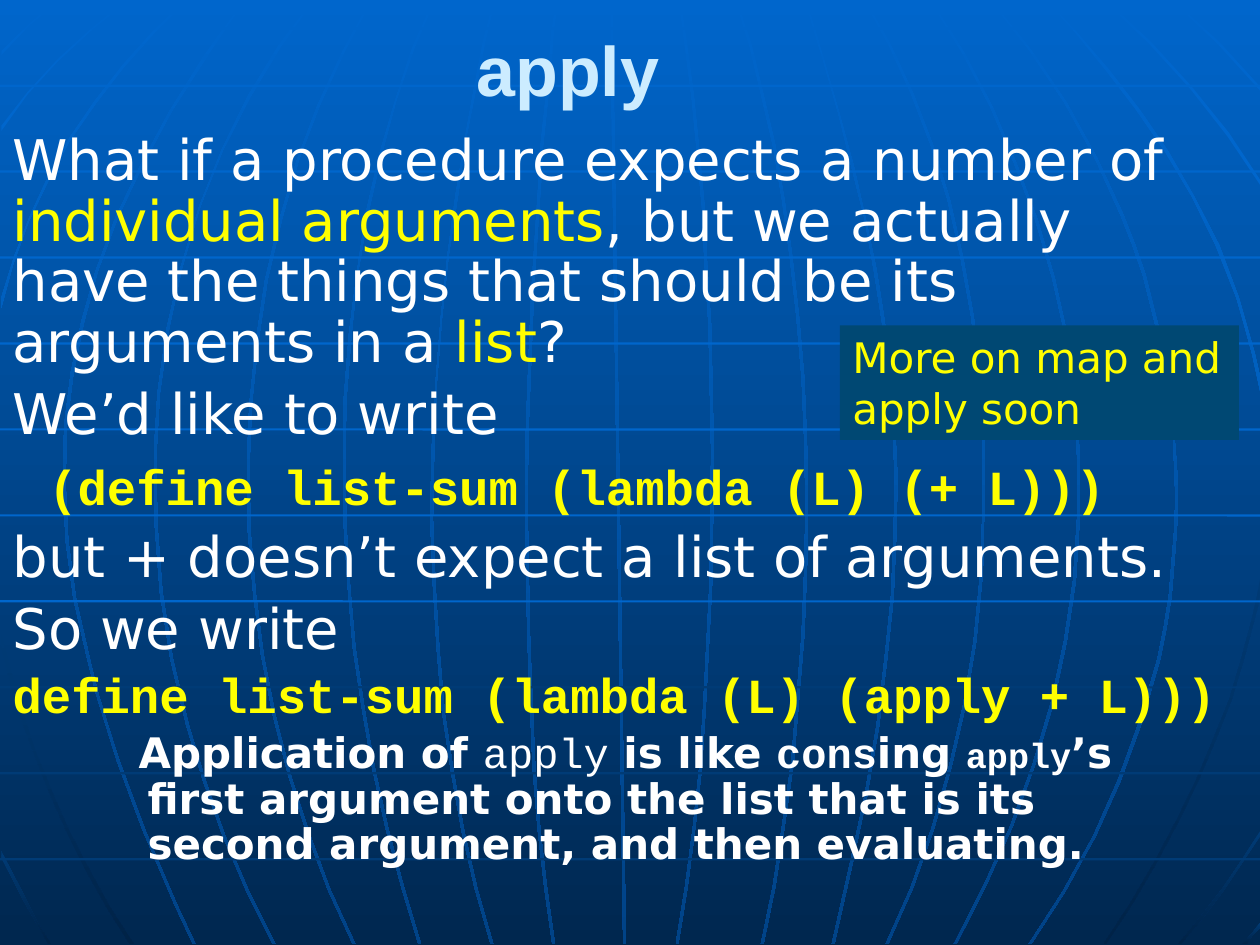
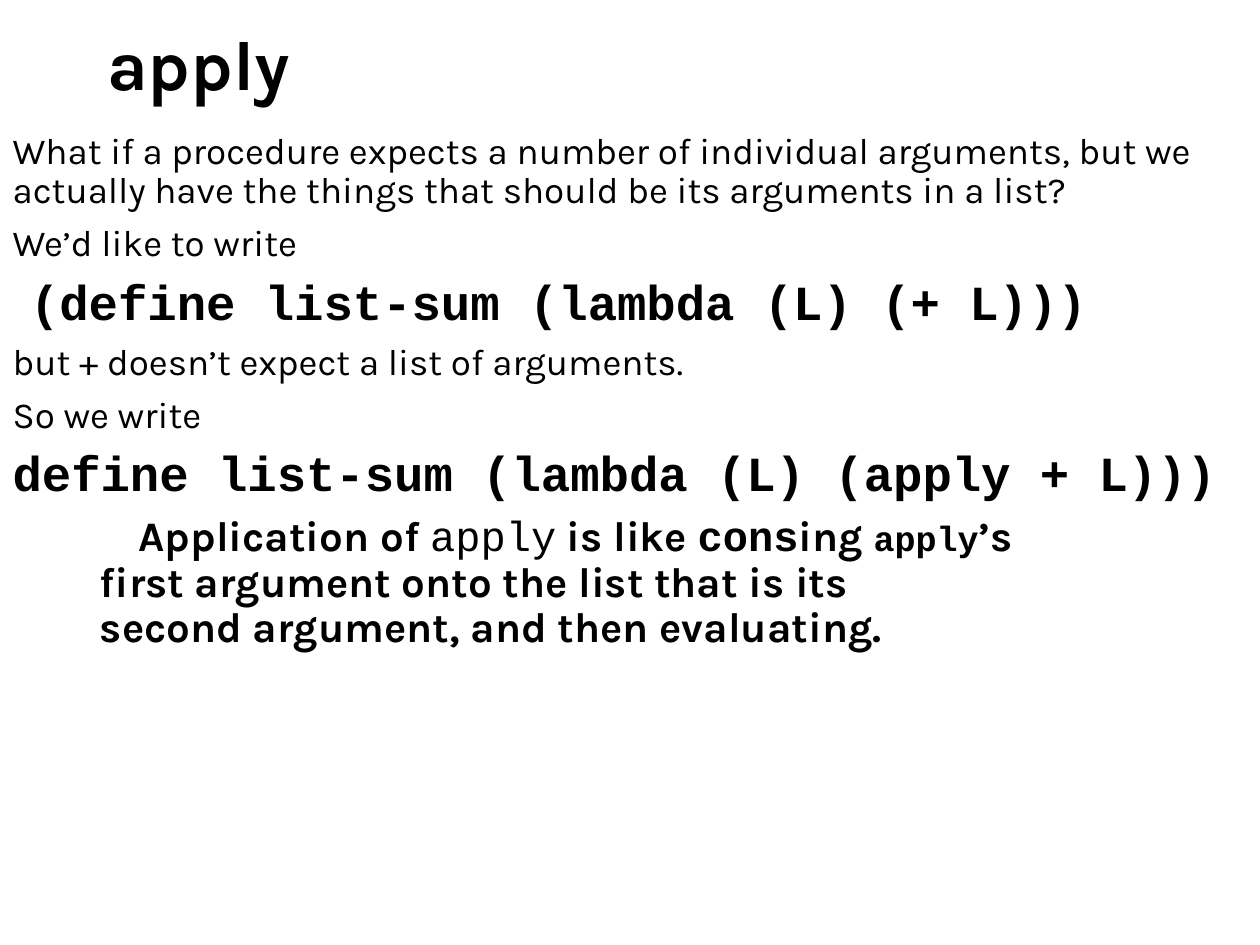
Before and after one commit to RHIT-CSSE/csse304, a slide deck: slide 4 of ClassMaterials/MapApply/RecursionMapApplyLambdaLet.pptx (slide 5 before the commit). Drawn at 1260x945 pixels with LibreOffice and Linux fonts; fonts in the diff are those of the drawing. Boxes give left, top, right and bottom in pixels: in the first picture for what was removed or moved away, otherwise in the second. Text is boxed around its words. In the diff, an @@ line names an element or a change of style, - is before the commit and + after.

Commit message:
new map apply problems

```diff
--- a/ClassMaterials/MapApply/RecursionMapApplyLambdaLet.pptx
+++ b/ClassMaterials/MapApply/RecursionMapApplyLambdaLet.pptx
@@ background gradient #0066CC to #004488 to #FFFFFF @@
@@ title "apply" at (x1=107, y1=42, x2=290, y2=107): font Arial to Karla, text colour #CCECFF to #000000; alignment centre to left; line spacing 1 to 0.9 @@
@@ text "What if a procedure expects ..." at (x1=13, y1=138, x2=1216, y2=653): size 32 to 21 pt in "What if a procedure expects a number ...", "We’d like to write", "but + doesn’t expect a list of ...", "So we write"; font DejaVu Sans to Karla, text colour #FFFFFF to #000000 in "What if a procedure expects a number ...", "We’d like to write", "but + doesn’t expect a list of ...", "So we write" and 1 more places; text colour #FFFF00 to #000000 in "individual arguments, list?", "(define list-sum (lambda (L) (+ L)))", "define list-sum (lambda (L) (apply + L)))"; more space between paragraphs; indent changed @@
@@ rectangle removed at (x1=840, y1=325, x2=1240, y2=440) @@
-More on map and apply soon
@@ group removed at (x1=0, y1=0, x2=1260, y2=945): 24 freeform shapes, 10 lines @@
```
Also in this commit, not shown: 4 other slides changed, 1 slide added, 6 slides removed, 3 other files.
